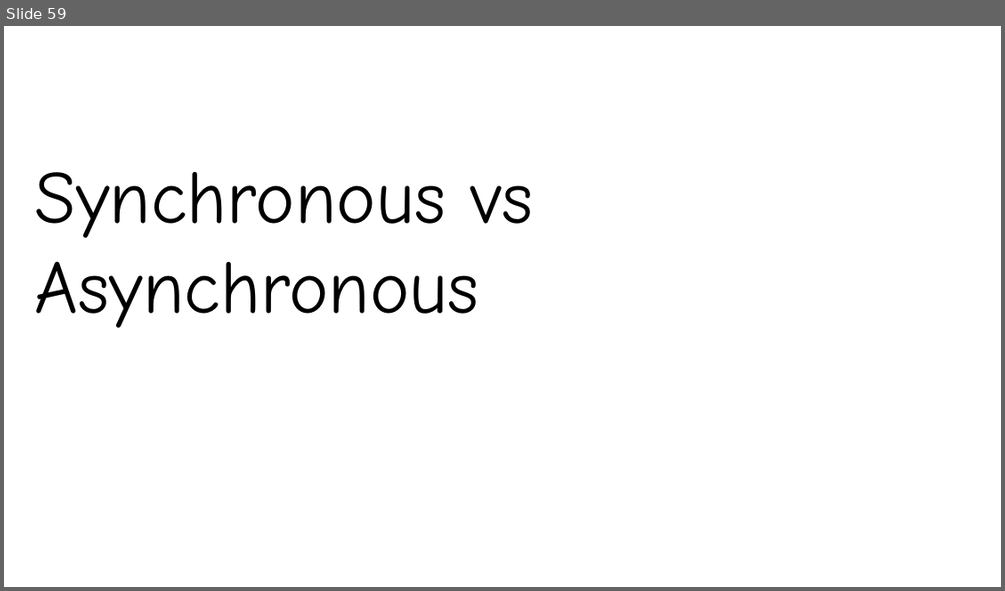
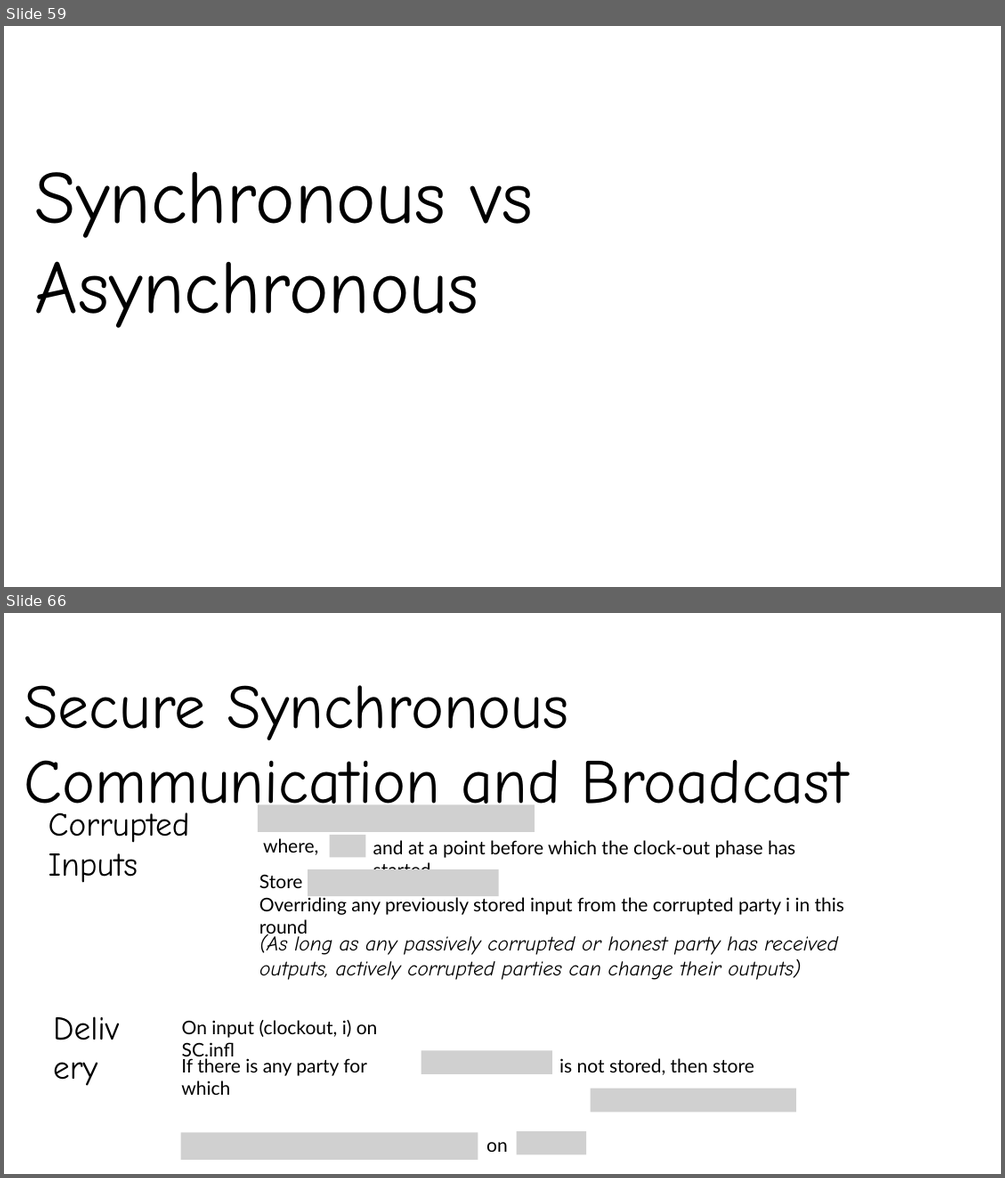
Before and after one commit to privacy-iitk/cs714-26-Winter, a slide deck: Chapter4.pptx. Shown one above the other, each under a label of ours: slide 59 before the commit, slides 59 and 66 after it; the slides between them are not shown. The pictures are 1005x591 and 1005x1178 pixels, drawn with LibreOffice and Linux fonts; fonts in the diff are those of the drawing; grey boxes stand for pictures. Boxes give left, top, right and bottom in pixels: in the first picture for what was removed or moved away, otherwise in the second. Text is boxed around its words. In the diff, an @@ line names an element or a change of style, - is before the commit and + after.

```diff
--- a/Chapter4.pptx
+++ b/Chapter4.pptx
@@ slide 66 added at (4,613,1001,1174), background #FFFFFF @@
@@ text added at (24,685,848,822), 60 pt, text #000000 @@
+Secure Synchronous Communication and Broadcast
@@ text added at (48,812,190,883), 32 pt, text #000000 @@
+Corrupted Inputs
@@ picture added at (258,804,534,831) @@
@@ text added at (263,838,318,855), 18 pt, text #000000 @@
+where,
@@ picture added at (329,835,366,857) @@
@@ text added at (373,840,795,869), 18 pt, text #000000 @@
+and at a point before which the clock-out phase has started,
@@ text added at (259,874,303,888), 18 pt, text #000000 @@
+Store
@@ picture added at (307,869,498,896) @@
@@ text added at (259,895,844,915), 18 pt, text #000000 @@
+Overriding any previously stored input from the corrupted party i in this round
@@ text added at (259,933,838,980), 20 pt, text #000000, italic @@
+(As long as any passively corrupted or honest party has received outputs, actively corrupted parties can change their outputs)
@@ text added at (46,1003,136,1051), 32 pt, text #000000 @@
+Delivery
@@ text added at (182,1020,378,1061), 18 pt, text #000000 @@
+On input (clockout, i) on SC.infl
@@ text added at (181,1058,367,1094), 18 pt, text #000000 @@
+If there is any party for which
@@ picture added at (421,1051,552,1074) @@
@@ text added at (559,1058,754,1075), 18 pt, text #000000 @@
+is not stored, then store
@@ picture added at (591,1088,797,1111) @@
@@ picture added at (181,1133,478,1159) @@
@@ text added at (486,1142,508,1151), 18 pt, text #000000 @@
+on
@@ picture added at (517,1131,586,1154) @@
```
Also in this commit, not shown: 1 slide changed, 10 other slides added, 1 other file.
